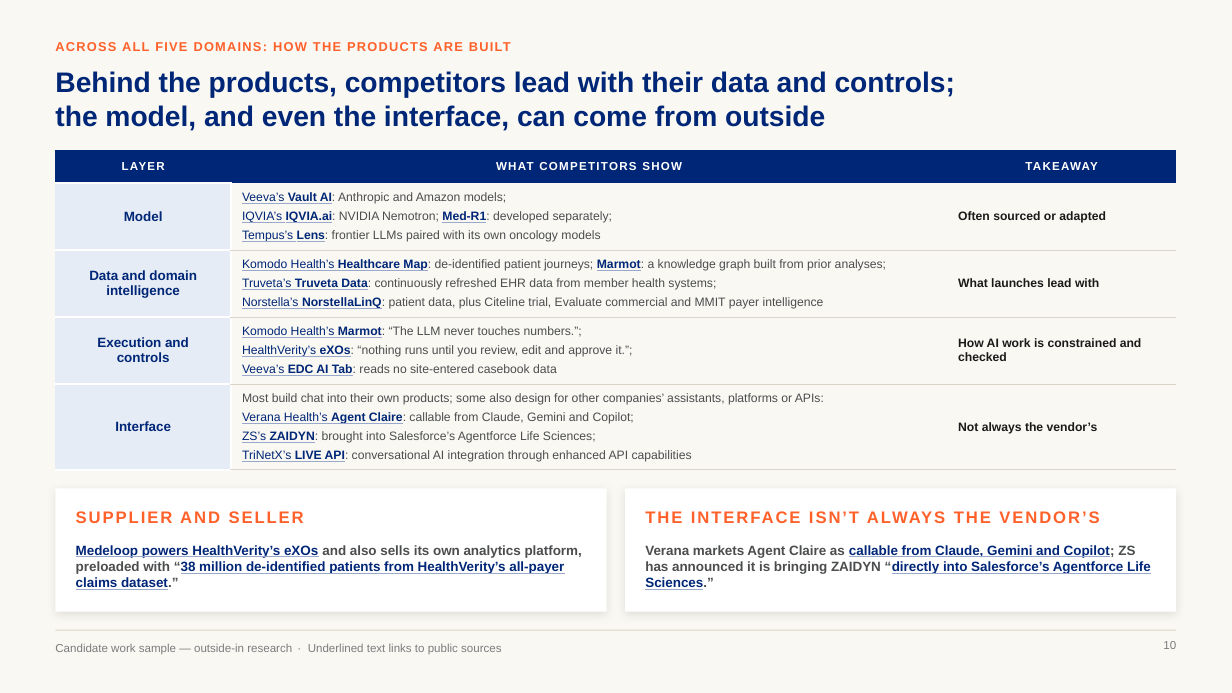
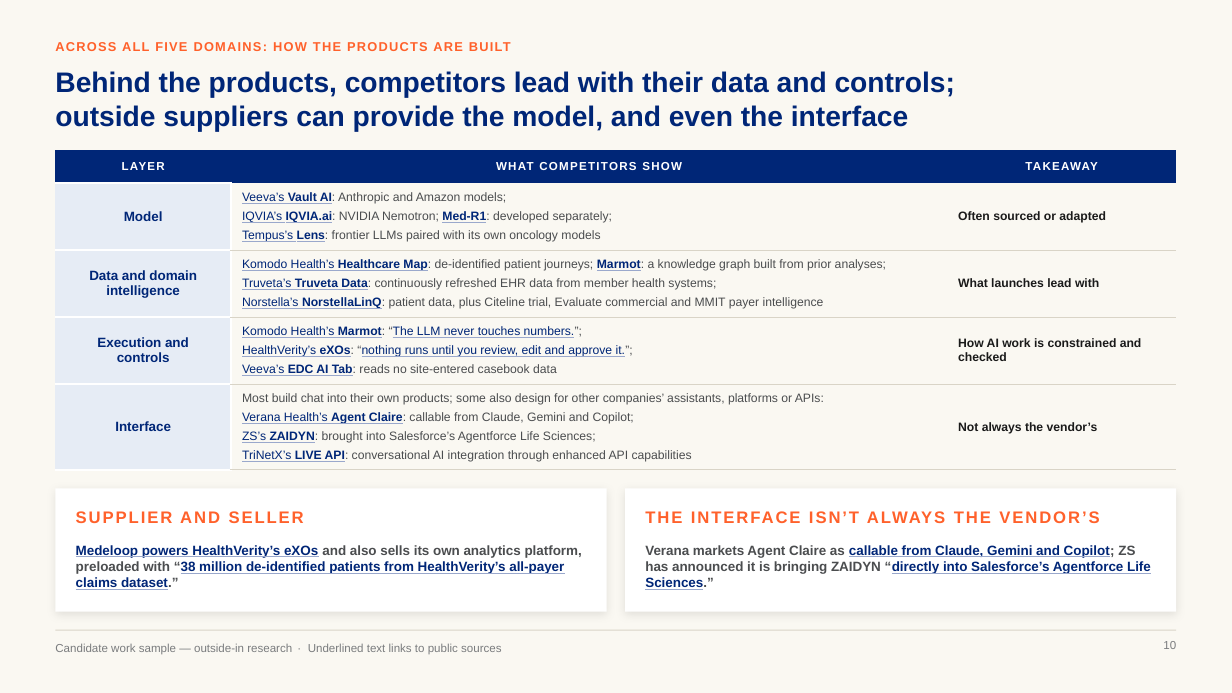
Before and after one commit to marinojt/test, a slide deck: slide 10 of deck/Optum-LS-Conversational-AI-10.16.pptx. Drawn at 1232x693 pixels with LibreOffice and Linux fonts; fonts in the diff are those of the drawing. Boxes give left, top, right and bottom in pixels: in the first picture for what was removed or moved away, otherwise in the second. Text is boxed around its words. In the diff, an @@ line names an element or a change of style, - is before the commit and + after.

```diff
--- a/deck/Optum-LS-Conversational-AI-10.16.pptx
+++ b/deck/Optum-LS-Conversational-AI-10.16.pptx
@@ title at box(55, 71, 955, 132): text changed @@
-Behind the products, competitors lead with their data and controls;
-the model, and even the interface, can come from outside
+Behind the products, competitors lead with their data and controls;
+outside suppliers can provide the model, and even the interface
@@ table at box(55, 150, 1177, 470) @@
@@ text colour #4B4D4F to #002677, underline on in "“The LLM never touches numbers.”;", "“nothing runs until you review, edit and ..." @@
```
Also in this commit, not shown: 2 other slides changed, 8 other files.
